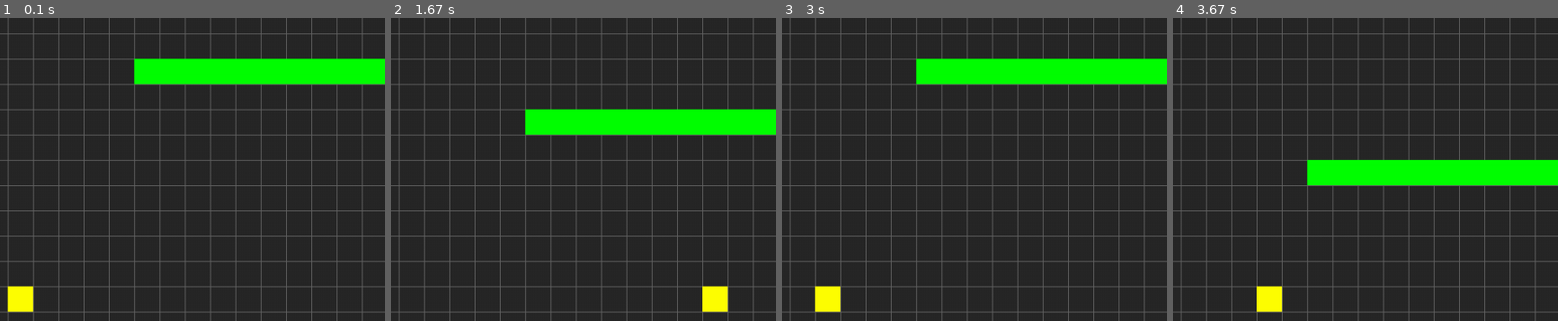
Above: before the commit, frames 1-4 (left to right).
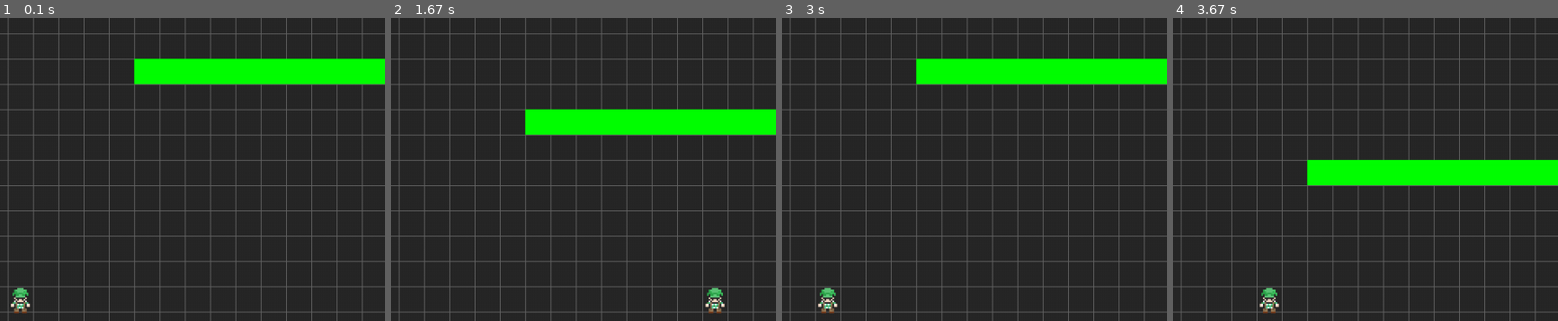
Above: after the commit, the same moments.

Repository: lgendrot/RL-pygame
Game: pygame game, started from gridland/main.py
The game is run twice, just before and just after one commit, with the same random seed, the same clock (stepped at 60 frames per second) and the same inputs.
Inputs:
- Up to frame 1 (0.1 s): no input
- Up to frame 2 (1.67 s): hold Right 0.33-0.8 s; hold Up 0.83-1.13 s; hold Right 1.17-1.63 s
- Up to frame 3 (3 s): hold Left 1.67-2.2 s; hold Down 2.23-2.53 s; hold Left 2.57-2.97 s
- Up to frame 4 (3.67 s): hold Up 3-3.37 s; hold Right from 3.4 s (still down)
The pictures show only the part of the screen within x 13-63%, y 6-56%; the shares and areas given below are measured in that part.

The runs differ from the first frame. In frame 1, 0.6% of the frame differs, in the area x 1-9%, y 88-98%; in frame 2, 0.6%; in frame 3, 0.6%; in frame 4, 0.6%.

Commit message:
add animation image load functions, start on animations

Diff:
--- a/gridland/main.py
+++ b/gridland/main.py
@@ -18,7 +18,7 @@
         pg.display.set_caption(TITLE)
         self.clock = pg.time.Clock()
         pg.key.set_repeat(250, 50) # Allows us to hold dowW keys to move, etc.
-        self.load_data() # For saving games later
+        self.load_data()
 
     def load_data(self):
         game_folder = path.dirname(__file__)
--- a/gridland/sprites.py
+++ b/gridland/sprites.py
@@ -1,21 +1,62 @@
 import pygame as pg
 from settings import *
+import os
+
+
+class AnimationImages:
+    def __init__(self, base_dir, name="player", scale_factor=2):
+        self.base_dir = base_dir
+        self.scale_factor = scale_factor
+        self.images = self.load_images()
+
+    def load_images(self):
+        """Rather convoluted method to build a dictionary of animation images,
+        expects the structure of the base directory to be action/action_direction_index.png
+
+        output: self.images[action][direction] = [file1, file2, file3]
+        """
+        with os.scandir(self.base_dir) as entries:
+            image_dict = {}
+            for entry in entries:
+                if entry.is_dir():
+                    image_dict[entry.name] = {}
+                    for file in os.scandir(entry.path):
+                        if file.is_file() and file.name.endswith(".png"):
+                            name = file.name.split(".")[0]
+                            action, direction, index = name.split("_")
+                            if not image_dict[entry.name].get(direction, False):
+                                image_dict[entry.name][direction] = []
+                            image = pg.image.load(file.path).convert()
+                            height, width = image.get_size()
+                            image = pg.transform.scale(image, (height*self.scale_factor, width*self.scale_factor))
+                            image_dict[entry.name][direction].append(image)
+        return image_dict
+
 
 class Player(pg.sprite.Sprite):
     def __init__(self, game, x, y):
         self.groups = game.all_sprites
         pg.sprite.Sprite.__init__(self, self.groups)
         self.game = game
-        self.image = pg.Surface((TILESIZE, TILESIZE)) # Sprite class expects self.image
-        self.image.fill(YELLOW)
+        self.animation_dict = AnimationImages(os.path.join(os.path.dirname(__file__), "img/player")).images
+        self.image = self.animation_dict['idle']['forward'][0]
         self.rect = self.image.get_rect() # Sprite class expects self.rect
         self.x = x
         self.y = y
+        self.direction = "forward"
 
     def move(self, dx=0, dy=0):
         if not self.collide_with_walls(dx, dy):
             self.x += dx
             self.y += dy
+            if dx == 0 and dy > 0:
+                self.direction = "forward"
+            elif dx > 0 and dy == 0:
+                self.direction = "right"
+            elif dx < 0 and dy == 0:
+                self.direction = "left"
+            elif dx == 0 and dy < 0:
+                self.direction = "back"
 
     def collide_with_walls(self, dx, dy):
         for wall in self.game.walls:
@@ -24,6 +65,7 @@
         return False
 
     def update(self):
+
         self.rect.x = self.x * TILESIZE
         self.rect.y = self.y * TILESIZE
 
Binary file added: gridland/img/farmer_spritesheet.png
Binary file added: gridland/img/player/idle/idle_back_1.png
Binary file added: gridland/img/player/idle/idle_forward_1.png
Binary file added: gridland/img/player/idle/idle_left_1.png
Binary file added: gridland/img/player/idle/idle_right_1.png
Binary file added: gridland/img/player/walk/walk_back_1.png
Binary file added: gridland/img/player/walk/walk_back_2.png
Binary file added: gridland/img/player/walk/walk_back_3.png
Binary file added: gridland/img/player/walk/walk_forward_1.png
Binary file added: gridland/img/player/walk/walk_forward_2.png
Binary file added: gridland/img/player/walk/walk_forward_3.png
Binary file added: gridland/img/player/walk/walk_left_1.png
(and 6 more such lines)
